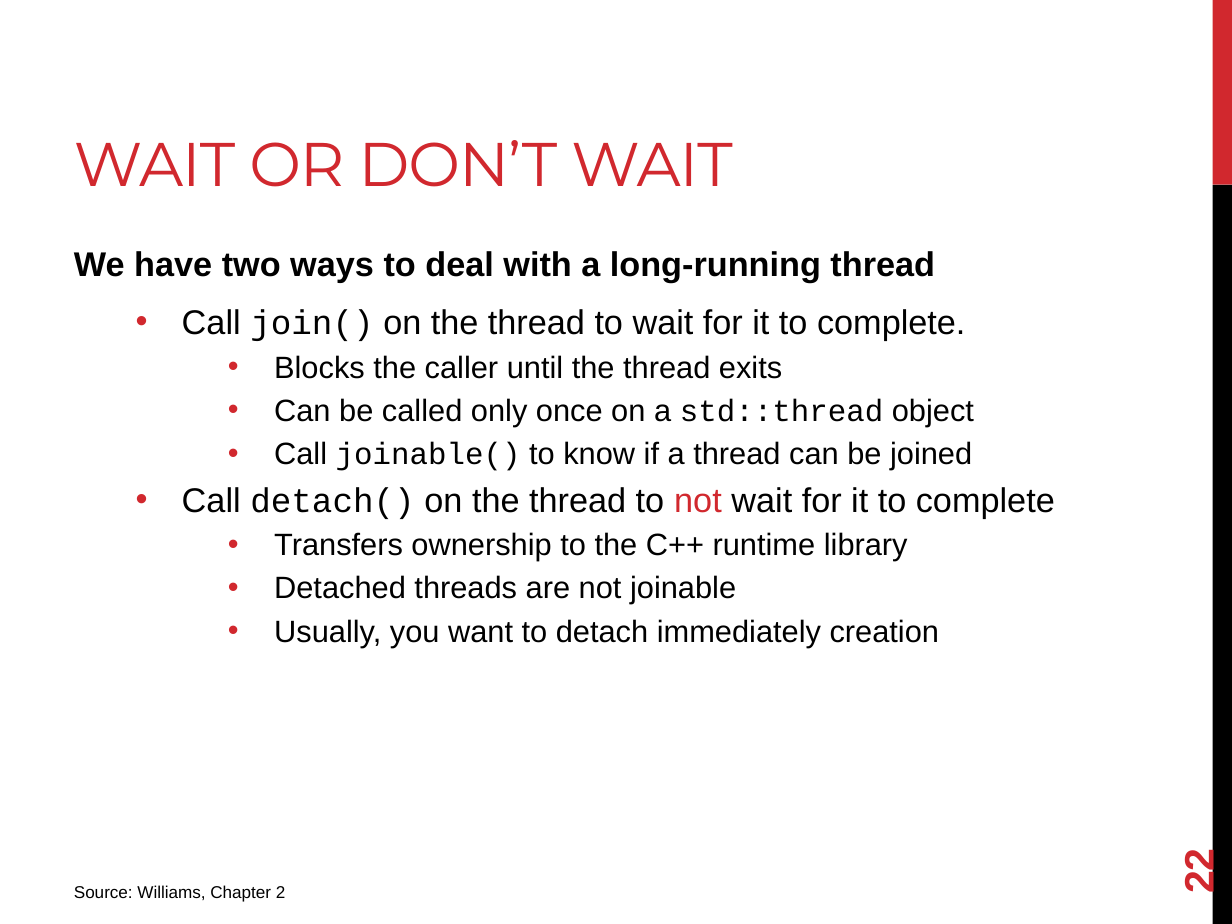
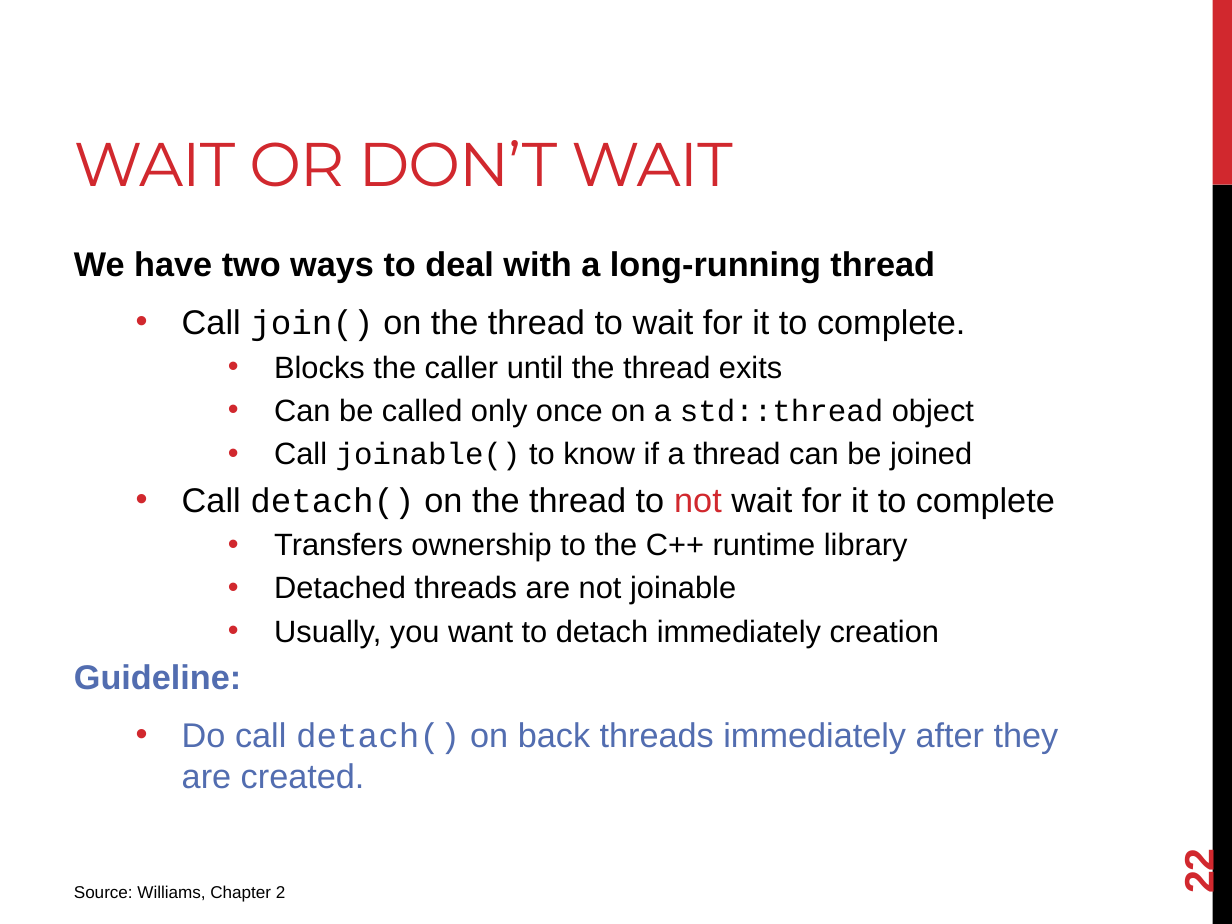
Before and after one commit to joshpeterson/DevelopingConcurrentSoftware, a slide deck: slide 22 of Lectures/Threads/Threads.pptx. Drawn at 1232x924 pixels with LibreOffice and Linux fonts; fonts in the diff are those of the drawing. Boxes give left, top, right and bottom in pixels: in the first picture for what was removed or moved away, otherwise in the second. Text is boxed around its words. In the diff, an @@ line names an element or a change of style, - is before the commit and + after.

```diff
--- a/Lectures/Threads/Threads.pptx
+++ b/Lectures/Threads/Threads.pptx
@@ text at box(74, 664, 1059, 789): paragraphs added @@
+Guideline:
+  • Do call detach() on back threads immediately after they are created.
```
Also in this commit, not shown: 3 other slides changed, 1 slide added, 17 other files.
